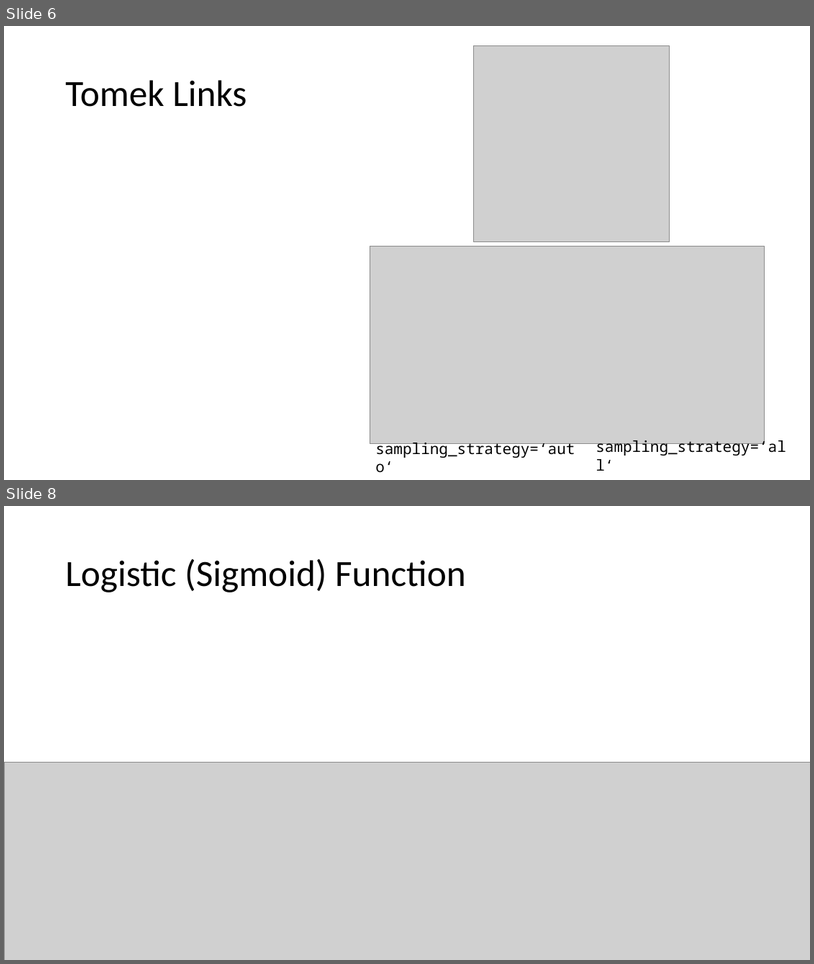
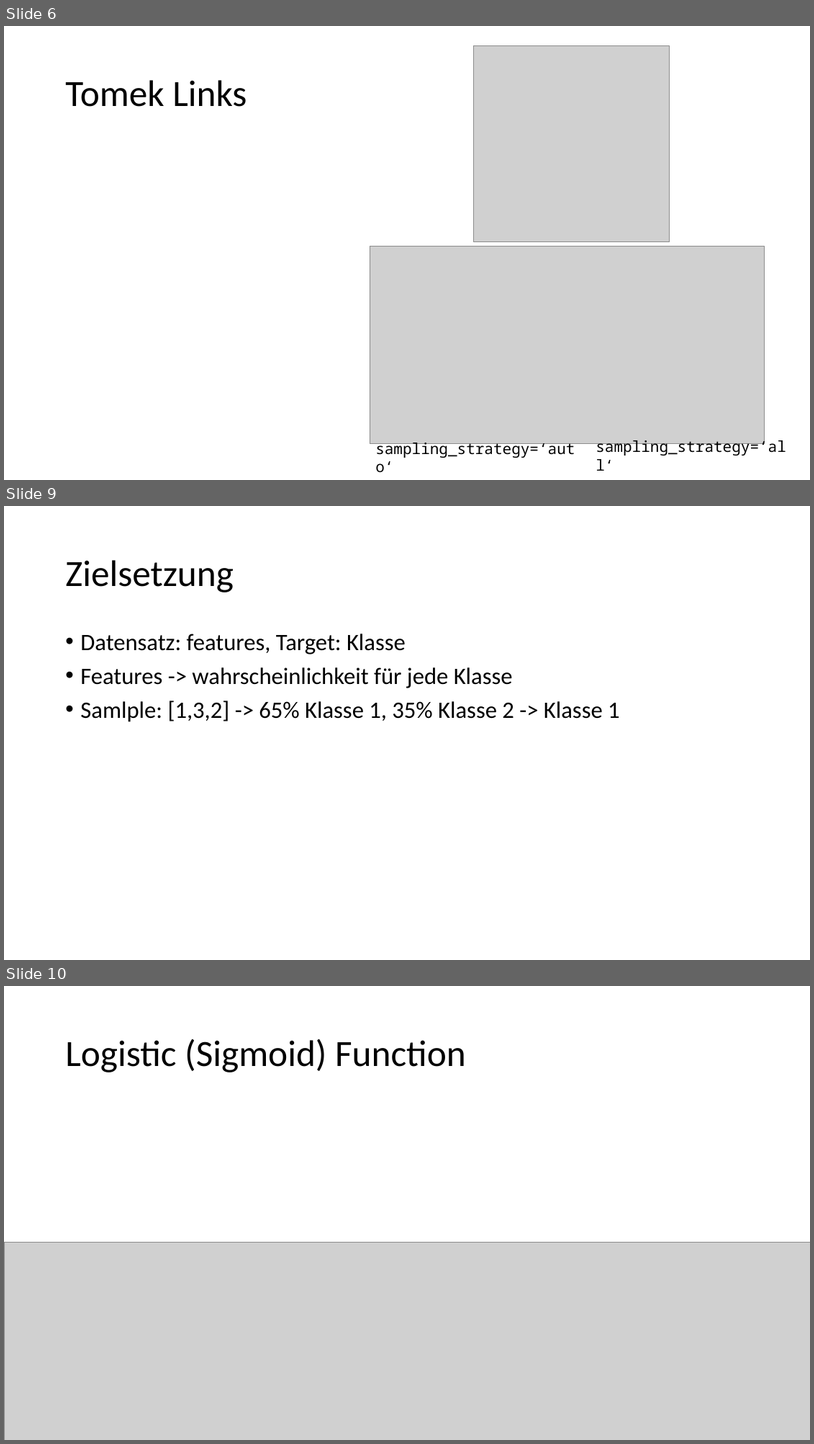
Before and after one commit to Nokix/powerpoints, a slide deck: More Machine Learning with Python.pptx. Shown one above the other, each under a label of ours: slides 6 and 8 before the commit, slides 6, 9 and 10 after it; the slides between them are not shown. The pictures are 814x964 and 814x1444 pixels, drawn with LibreOffice and Linux fonts; fonts in the diff are those of the drawing; grey boxes stand for pictures. Boxes give left, top, right and bottom in pixels: in the first picture for what was removed or moved away, otherwise in the second. Text is boxed around its words. In the diff, an @@ line names an element or a change of style, - is before the commit and + after.

```diff
--- a/More Machine Learning with Python.pptx
+++ b/More Machine Learning with Python.pptx
@@ slide 9 added at box(4, 506, 810, 960), background #FFFFFF @@
@@ title added at box(65, 560, 234, 592), 44 pt, text #000000 @@
+Zielsetzung
@@ text added at box(80, 633, 620, 722), 28 pt, text #000000 @@
+• Datensatz: features, Target: Klasse
+• Features -> wahrscheinlichkeit für jede Klasse
+• Samlple: [1,3,2] -> 65% Klasse 1, 35% Klasse 2 -> Klasse 1
@@ what was slide 8 is now slide 10 @@
```
Also in this commit, not shown: 2 slides changed, 1 other slide added, 5 other files.
